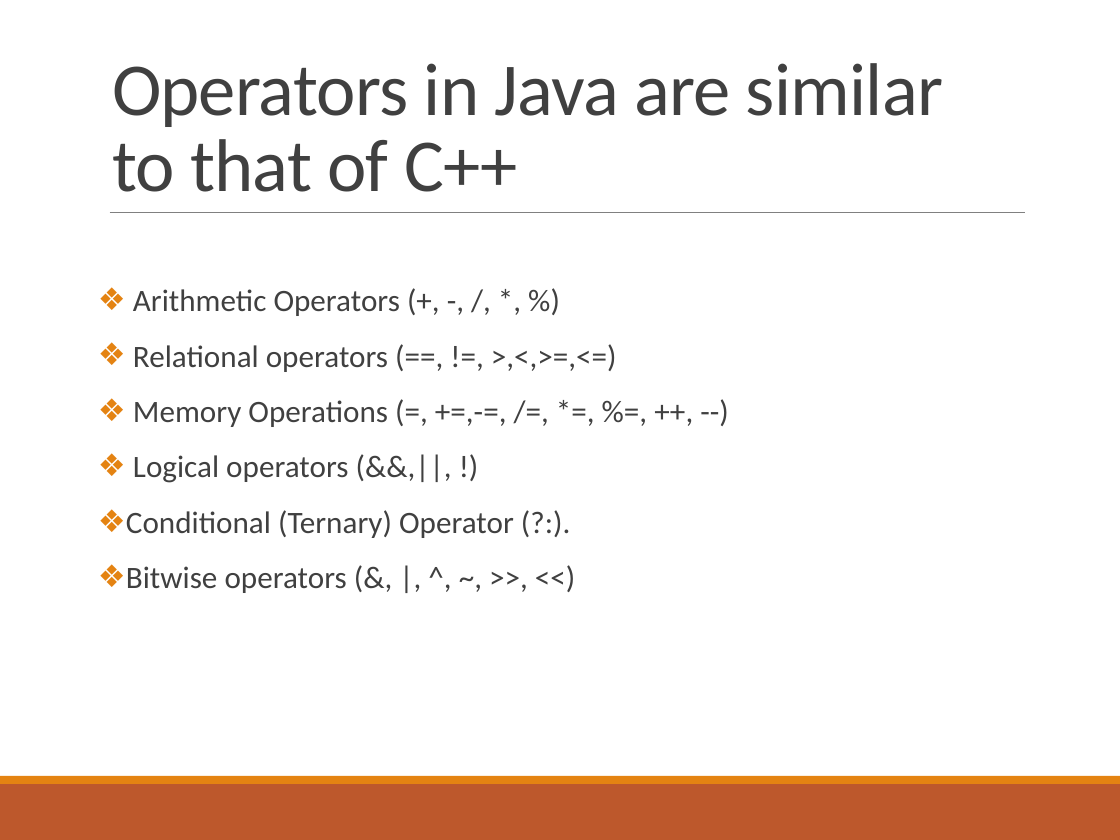
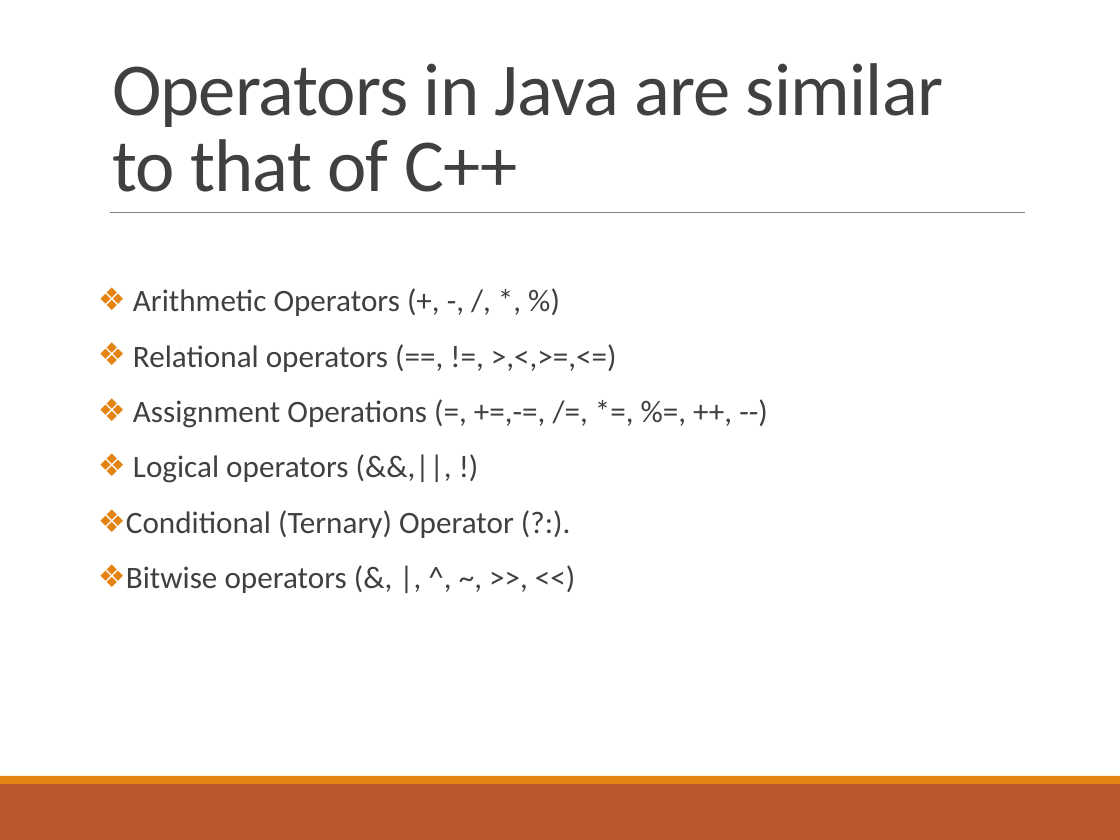
Before and after one commit to deeperj/dillinger, a slide deck: slide 17 of thesis/ukapp2/wqu_isc/sofware_design/Lesson 1 - Java.pptx (slide 14 before the commit). Drawn at 1120x840 pixels with LibreOffice and Linux fonts; fonts in the diff are those of the drawing. Boxes give left, top, right and bottom in pixels: in the first picture for what was removed or moved away, otherwise in the second. Text is boxed around its words. In the diff, an @@ line names an element or a change of style, - is before the commit and + after.

Commit message:
java09

```diff
--- a/thesis/ukapp2/wqu_isc/sofware_design/Lesson 1 - Java.pptx
+++ b/thesis/ukapp2/wqu_isc/sofware_design/Lesson 1 - Java.pptx
@@ text at bbox=[133, 400, 427, 428]: text changed @@
-❖ Memory Operations (=, +=,-=, /=, *=, %=, ++, --)
+❖ Assignment Operations (=, +=,-=, /=, *=, %=, ++, --)
```
Also in this commit, not shown: 4 other slides changed, 3 slides added, 3 other files.
